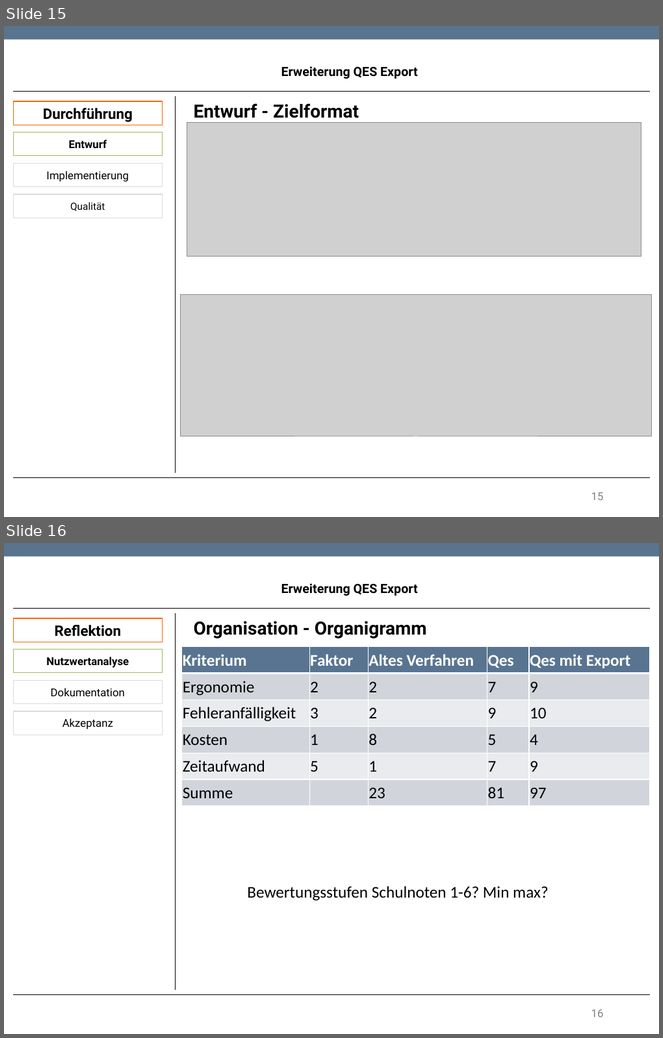
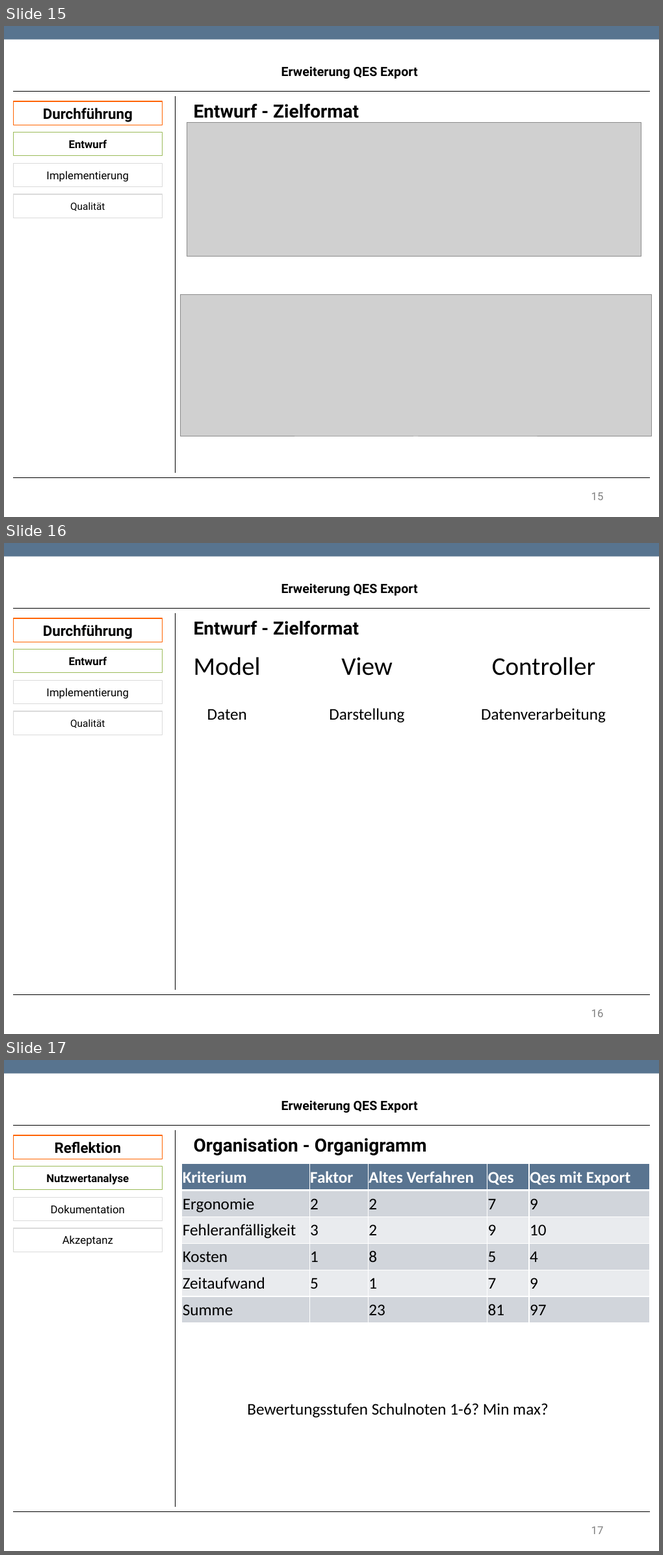
Before and after one commit to TwoHorus/dbExelExportLaravel, a slide deck: DOC/Fachgespraech.pptx. Shown one above the other, each under a label of ours: slides 15 and 16 before the commit, slides 15, 16 and 17 after it. The pictures are 663x1038 and 663x1555 pixels, drawn with LibreOffice and Linux fonts; fonts in the diff are those of the drawing; grey boxes stand for pictures; background and template pictures are left out. Boxes give left, top, right and bottom in pixels: in the first picture for what was removed or moved away, otherwise in the second. Text is boxed around its words. In the diff, an @@ line names an element or a change of style, - is before the commit and + after.

Commit message:
Talk about mvc

```diff
--- a/DOC/Fachgespraech.pptx
+++ b/DOC/Fachgespraech.pptx
@@ slide 16 added at [4, 543, 659, 1034], background #FFFFFF; not listed: 1 template element that a slide beside it also shows @@
@@ text added at [282, 583, 417, 596], 14 pt, text #000000, bold @@
+Erweiterung QES Export
@@ rectangle added at [13, 618, 163, 642], fill #FFFFFF, outline #FF6400 0.85 pt, 16 pt, text #000000, bold @@
+Durchführung
@@ line added from (13, 608) to (650, 608), #000000 0.75 pt @@
@@ line added from (176, 613) to (176, 990), #000000 0.75 pt @@
@@ text added at [194, 620, 359, 635], 20 pt, text #000000, bold @@
+Entwurf - Zielformat
@@ rectangle added at [13, 649, 163, 673], fill #FFFFFF, outline #9BBB59 0.85 pt, 12 pt, text #000000, bold @@
+Entwurf
@@ text added at [194, 657, 261, 676], 28 pt, text #000000 @@
+Model
@@ text added at [341, 657, 392, 676], 28 pt, text #000000 @@
+View
@@ text added at [492, 657, 596, 676], 28 pt, text #000000 @@
+Controller
@@ rectangle added at [13, 681, 163, 704], fill #FFFFFF, outline #DADADA 0.85 pt, 12 pt, text #000000 @@
+Implementierung
@@ rectangle added at [13, 711, 163, 735], fill #FFFFFF, outline #DADADA 0.85 pt, 11 pt, text #000000 @@
+Qualität
@@ text added at [207, 709, 247, 720], 18 pt, text #000000 @@
+Daten
@@ text added at [329, 708, 404, 723], 18 pt, text #000000 @@
+Darstellung
@@ text added at [481, 708, 606, 723], 18 pt, text #000000 @@
+Datenverarbeitung
@@ line added from (13, 995) to (650, 995), #000000 0.75 pt @@
@@ page number added at [592, 1010, 604, 1017], 12 pt, text #808080 @@
+16
@@ what was slide 16 is now slide 17 @@
@@ page number at [592, 1527, 604, 1534]: text changed @@
-16
+17
```
